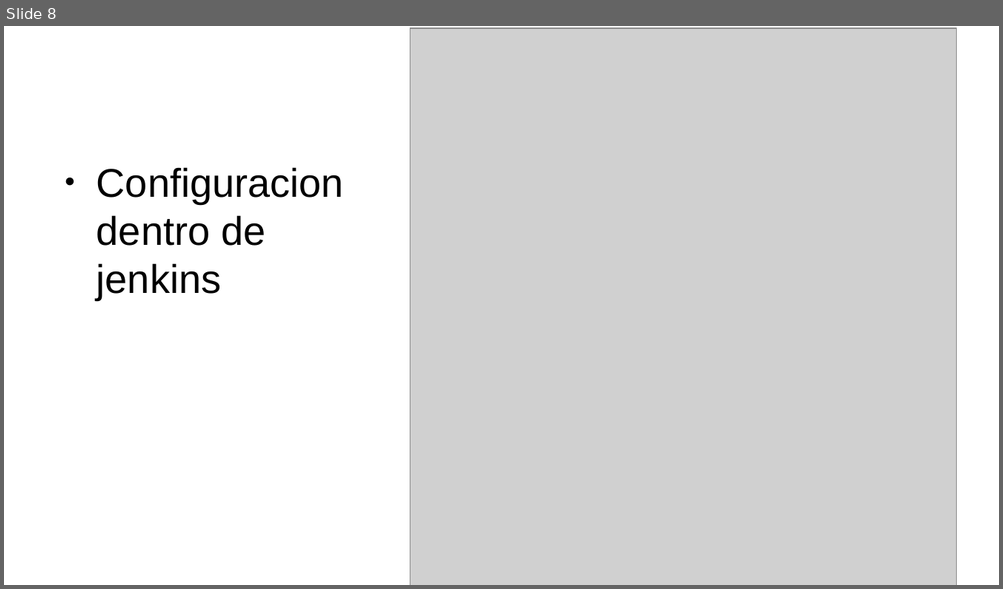
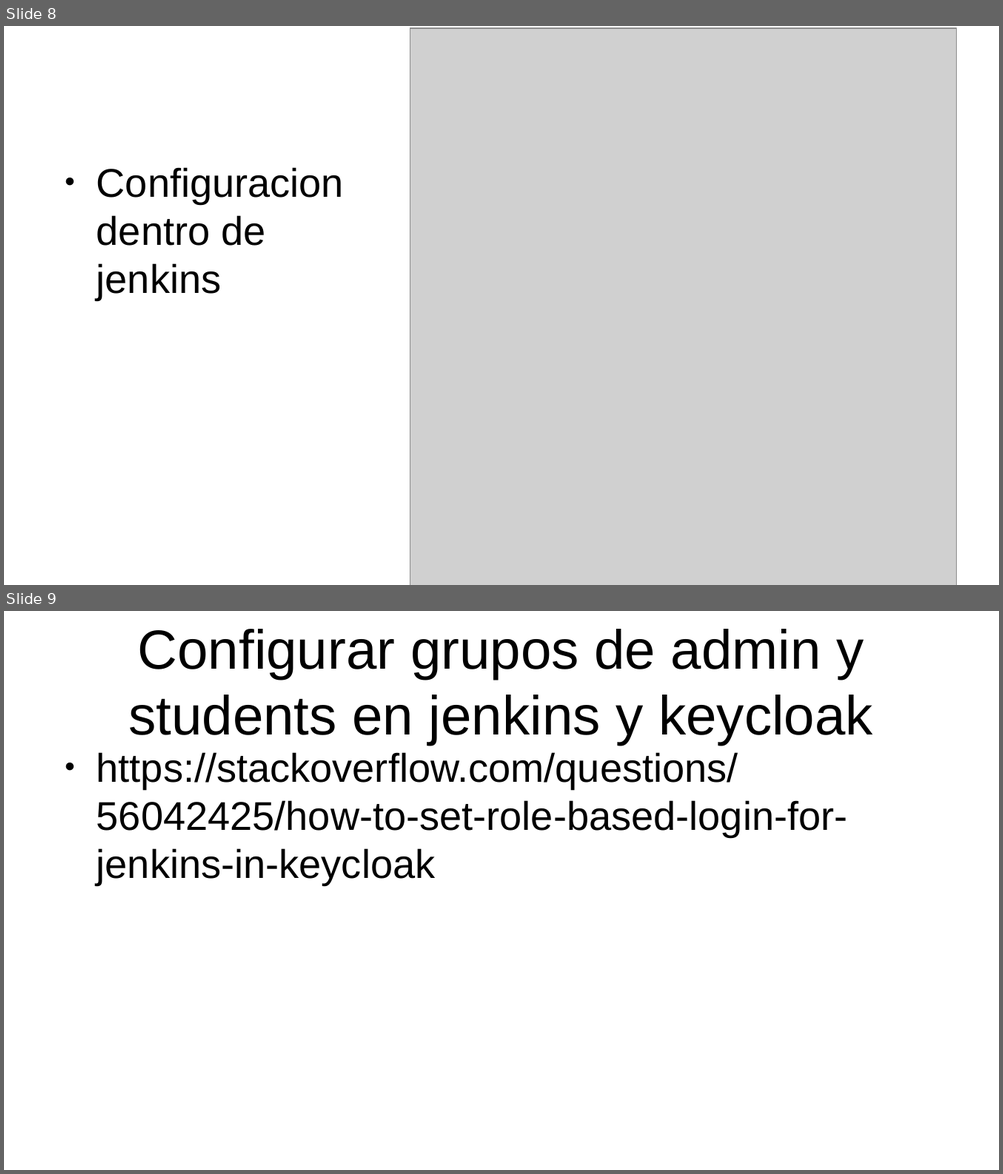
Before and after one commit to galarconm/TFM, a slide deck: configuracion keycloak.odp. Shown one above the other, each under a label of ours: slide 8 before the commit, slides 8 and 9 after it. The pictures are 1003x589 and 1003x1174 pixels, drawn with LibreOffice and Linux fonts; fonts in the diff are those of the drawing; grey boxes stand for pictures. Boxes give left, top, right and bottom in pixels: in the first picture for what was removed or moved away, otherwise in the second. Text is boxed around its words. In the diff, an @@ line names an element or a change of style, - is before the commit and + after.

```diff
--- a/configuracion keycloak.odp
+++ b/configuracion keycloak.odp
@@ slide 9 added at bbox=[4, 611, 999, 1170], background #FFFFFF @@
@@ title added at bbox=[128, 629, 873, 745], 44 pt, text #000000 @@
+Configurar grupos de admin y students en jenkins y keycloak
@@ text added at bbox=[96, 752, 848, 885], 32 pt, text #000000 @@
+● https://stackoverflow.com/questions/56042425/how-to-set-role-based-login-for-jenkins-in-keycloak
```
Also in this commit, not shown: 19 other files.
